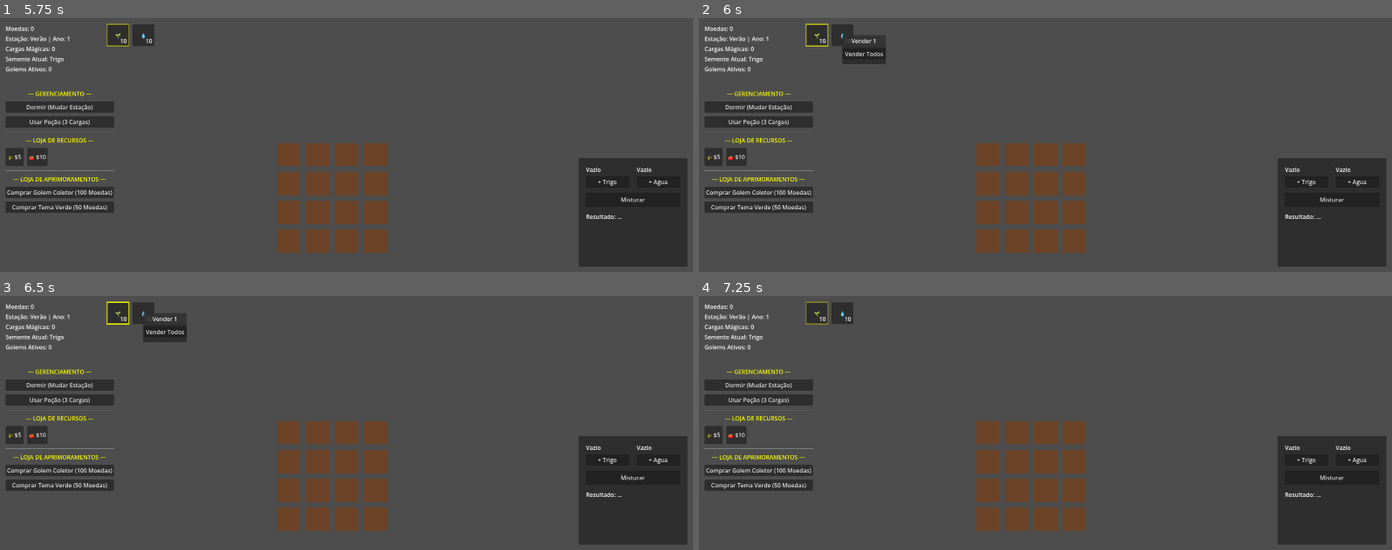
Above: before the commit, frames 1-4 (two rows, left to right).
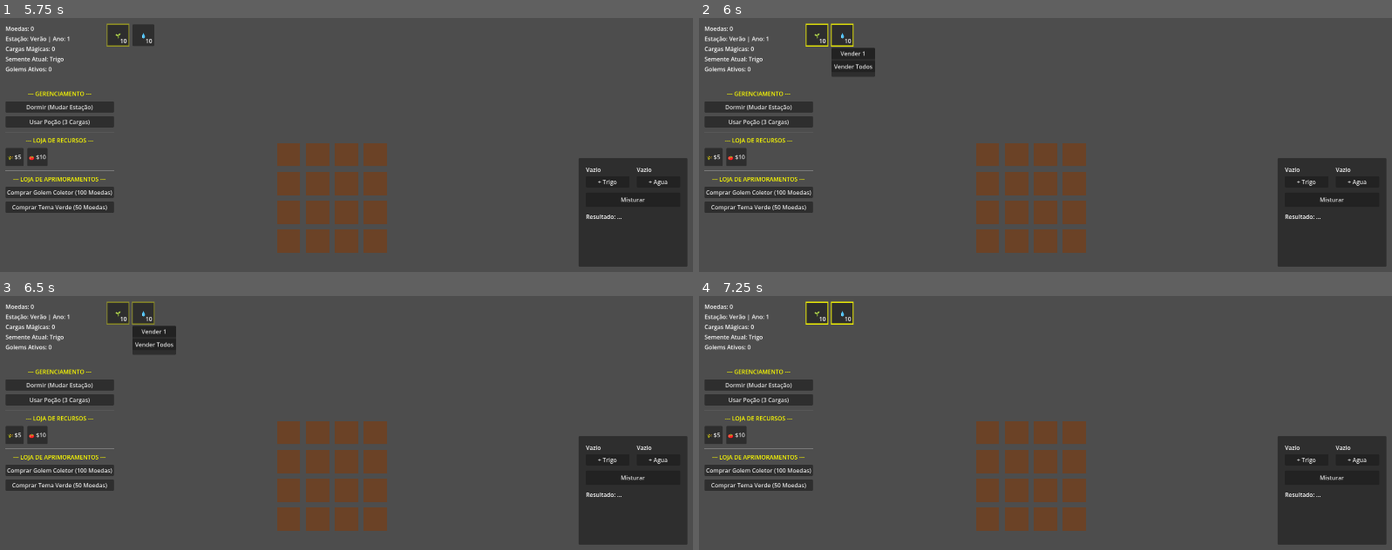
Above: after the commit, the same moments.

Repository: LeandroSatsuki/Cauldron-Crops
Game: Godot game, scene res://Scenes/Main.tscn
Same seed, same stepped clock (60 frames per second), same inputs: the game is played once before the commit and once after it.
Inputs:
- Up to frame 1 (5.75 s): click "Dormir (Mudar Estação)" at 0.5 s; click "Usar Poção (3 Cargas)" at 1.25 s; click "🌾 $5" at 2 s; click "🍅 $10" at 2.75 s; click "Comprar Golem Coletor (100 Mo…" at 3.5 s; click "Comprar Tema Verde (50 Moedas)" at 4.25 s; click "🌱" at 5 s
- Up to frame 2 (6 s): click "💧" at 5.75 s
- Up to frame 3 (6.5 s): no input
- Up to frame 4 (7.25 s): click "Vender 1" at 6.5 s

Frame 1 is identical in both runs. In frame 2, 0.7% of the frame differs, in the area x 15-27%, y 2-23%; in frame 3, 0.7%; in frame 4, 0.2%.

Commit message:
limite de golems e revenda de sementes

Diff:
--- a/Scripts/InventorySlot.gd
+++ b/Scripts/InventorySlot.gd
@@ -1,6 +1,6 @@
 extends Button
 
-signal slot_clicado(id: String, clique_direito: bool)
+signal slot_clicado(item_id: String, is_right_click: bool, slot_node: Control)
 
 var item_id: String = ""
 var quantidade: int = 0
@@ -20,6 +20,7 @@
 		icon_label.text = texto_exibicao
 	if qtd_label:
 		qtd_label.text = str(qtd)
+	self.tooltip_text = texto_exibicao
 
 func set_destaque(ativo: bool) -> void:
 	if not destaque:
@@ -42,8 +43,8 @@
 func _gui_input(event: InputEvent) -> void:
 	if event is InputEventMouseButton and event.pressed:
 		if event.button_index == MOUSE_BUTTON_LEFT:
-			slot_clicado.emit(item_id, false)
+			slot_clicado.emit(item_id, false, self)
 			accept_event()
 		elif event.button_index == MOUSE_BUTTON_RIGHT:
-			slot_clicado.emit(item_id, true)
+			slot_clicado.emit(item_id, true, self)
 			accept_event()
--- a/Scripts/UI.gd
+++ b/Scripts/UI.gd
@@ -21,6 +21,7 @@
 @onready var sell_menu: PanelContainer = $SellMenu
 
 var ultimo_estado_inventario: Dictionary = {}
+var item_focado_id: String = ""
 
 func _ready() -> void:
 	if usar_pocao_button:
@@ -96,8 +97,10 @@
 			var emoji = obter_emoji_item(item_key)
 			slot.configurar_slot(item_key, qtd, emoji)
 			slot.slot_clicado.connect(_on_slot_clicado)
-			if GlobalInventory.semente_selecionada == item_key:
+			if item_key == GlobalInventory.semente_selecionada or item_key == item_focado_id:
 				slot.set_destaque(true)
+			else:
+				slot.set_destaque(false)
 
 	atualizar_destaques()
 
@@ -105,12 +108,20 @@
 	if not inventory_bar:
 		return
 	for slot in inventory_bar.get_children():
+		if slot.is_queued_for_deletion():
+			continue
 		if slot.has_method("set_destaque"):
-			slot.set_destaque(slot.item_id == GlobalInventory.semente_selecionada)
-
-func _on_slot_clicado(item_id: String, clique_direito: bool) -> void:
+			if slot.item_id == GlobalInventory.semente_selecionada or slot.item_id == item_focado_id:
+				slot.set_destaque(true)
+			else:
+				slot.set_destaque(false)
+
+func _on_slot_clicado(item_id: String, is_right_click: bool, slot_node: Control) -> void:
+	item_focado_id = item_id
+	atualizar_destaques()
+
 	if item_id.begins_with("semente_"):
-		if not clique_direito:
+		if not is_right_click:
 			GlobalInventory.semente_selecionada = item_id
 			print("Semente selecionada equipada: ", item_id)
 			atualizar_destaques()
@@ -126,7 +137,7 @@
 				else:
 					print("Quantidade insuficiente de sementes para revenda!")
 	else:
-		if clique_direito:
+		if is_right_click:
 			# Venda 10x
 			var preco = Database.precos.get(item_id, 0)
 			if preco > 0:
@@ -141,7 +152,8 @@
 		else:
 			# Clique esquerdo -> abre SellMenu
 			if sell_menu:
-				sell_menu.abrir(item_id, get_viewport().get_mouse_position())
+				var pos_fixa = slot_node.global_position + Vector2(0, slot_node.size.y + 5)
+				sell_menu.abrir(item_id, pos_fixa)
 
 func obter_emoji_item(item_id: String) -> String:
 	match item_id:
